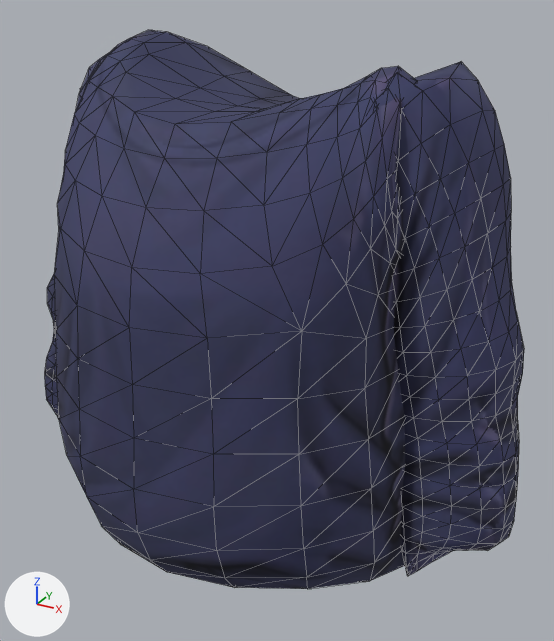
The glTF model character/export/parts/sweater.glb, before and after one commit.
Before and after are seen from a 50 mm camera at (0.318, -0.507, 1.403) aimed at (0.038, 0.002, 1.148). The lights are fixed; the arrows at lower left show +X, +Y and +Z. The picture after the commit comes second. Mesh edges are drawn as thin lines. Vertices at exactly the same position are counted once.

Script lines for the objects in view, before the commit:
```python
me_outfit_sweater = bpy.data.meshes.new('Outfit_Sweater')
me_outfit_sweater.from_pydata(...)  # 1045 vertices, 2032 faces; spans x -0.225..0.248, y -0.149..0.107, z 0.925..1.367
me_outfit_sweater.materials.append(mat_paint_outfit_sweater)
ob_outfit_sweater = bpy.data.objects.new('Outfit_Sweater', me_outfit_sweater)
ob_outfit_sweater.location = (0.0, 0.0, 0.0)
```
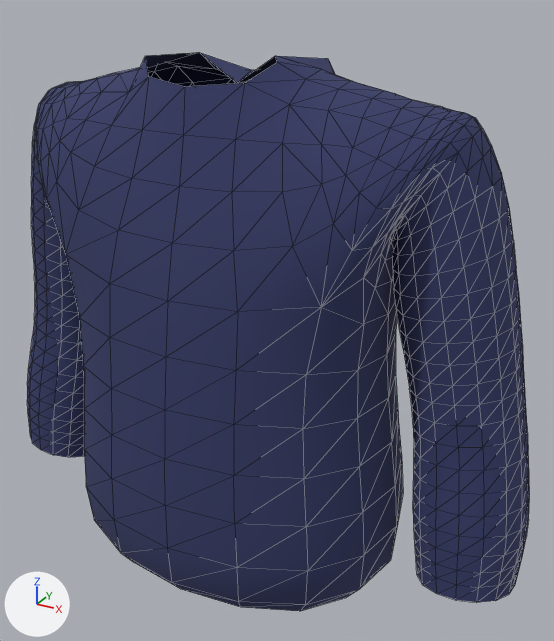
Pixel boxes (x1, y1, x2, y2) of what changed, in the pictures (554 x 641 px):
'Outfit_Sweater', reshaped: before (45, 30, 524, 589); after (27, 52, 530, 611)
part 1 of me_outfit_sweater, rebuilt (38% wider): before (54, 30, 418, 589); after (27, 52, 530, 611)
part 2 of me_outfit_sweater, deleted (blue): before (369, 62, 524, 576)
part 3 of me_outfit_sweater, deleted (mostly hidden): before (45, 88, 81, 419)

The edits, one by one:
Material 'Sweater' (mat_sweater) is new.
Its base color is (0.0343, 0.0423, 0.133) (dark blue #343a66).
Its roughness is 0.95.
me_outfit_sweater is used by ob_outfit_sweater; location (0.0, 0.0, 0.0).
me_outfit_sweater had 1045 vertices, 2032 faces and spanned x -0.225..0.248, y -0.149..0.107, z 0.925..1.367.
me_outfit_sweater no longer uses material mat_paint_outfit_sweater.
me_outfit_sweater now has 1044 vertices, 2008 faces and spans x -0.256..0.256, y -0.114..0.109, z 0.928..1.355.
me_outfit_sweater part 1: the loose piece of 329 vertices spanning x -0.16..0.171, y -0.149..0.107, z 0.925..1.367 is rebuilt with 1044 vertices and now spans x -0.256..0.256, y -0.114..0.109, z 0.928..1.355, in mat_sweater (dark blue #343a66).
me_outfit_sweater part 2: 358 vertices removed from x 0.101..0.248, y -0.041..0.083, z 0.945..1.354.
me_outfit_sweater part 3: 358 vertices removed from x -0.225..-0.094, y -0.03..0.084, z 0.993..1.34.
me_outfit_sweater gains material mat_sweater (dark blue #343a66).
